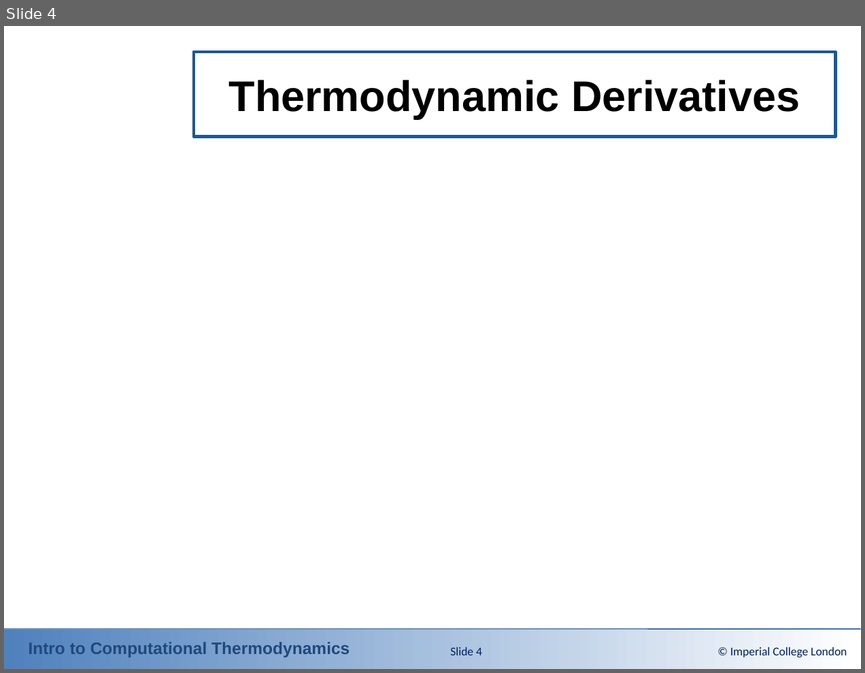
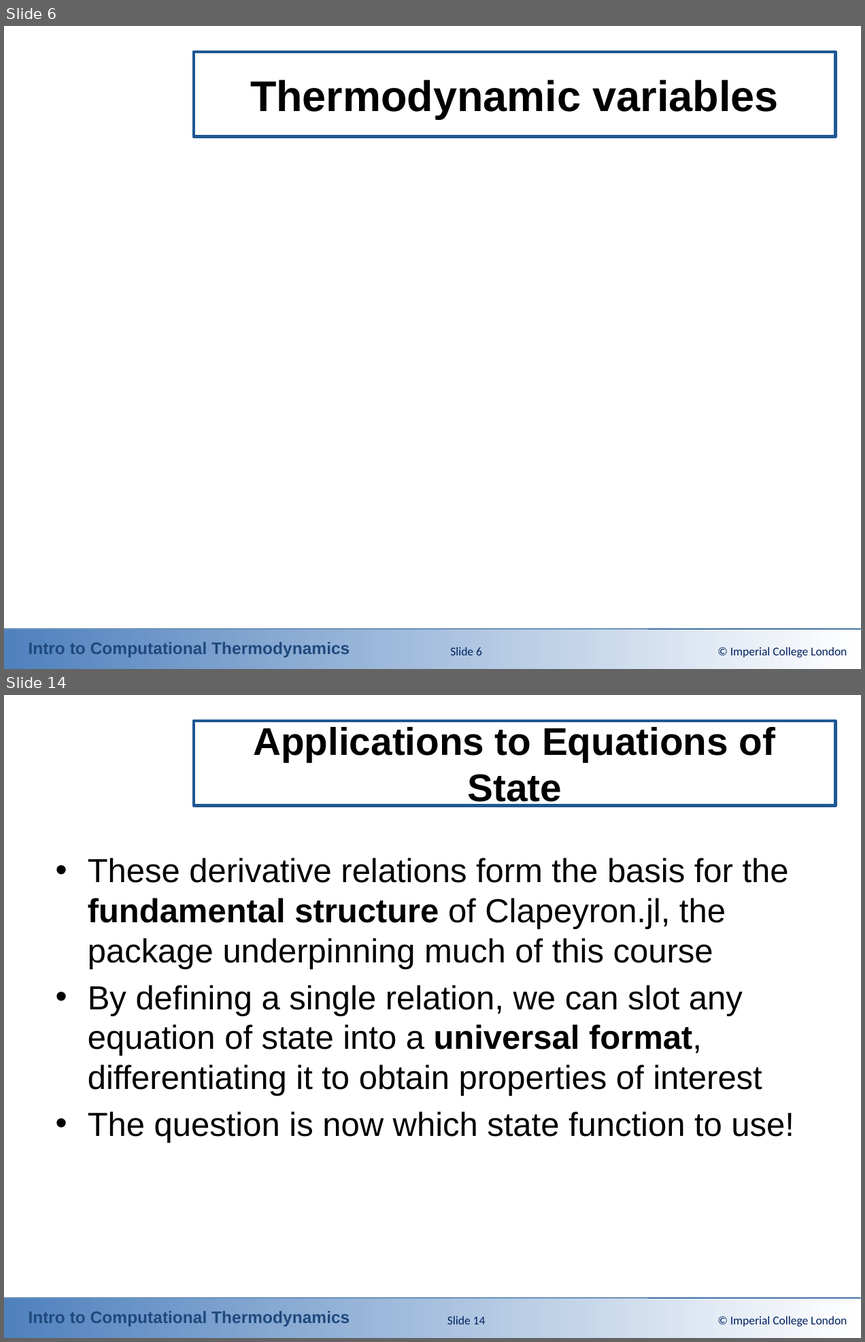
Before and after one commit to ClapeyronThermo/introduction-to-computational-thermodynamics, a slide deck: Part 1 - Review/Powerpoint Slides/1-1_Introduction.pptx. Shown one above the other, each under a label of ours: slide 4 before the commit, slides 6 and 14 after it; the slides between them are not shown. The pictures are 865x673 and 865x1342 pixels, drawn with LibreOffice and Linux fonts; fonts in the diff are those of the drawing; grey boxes stand for pictures; background and template pictures are left out. Boxes give left, top, right and bottom in pixels: in the first picture for what was removed or moved away, otherwise in the second. Text is boxed around its words. In the diff, an @@ line names an element or a change of style, - is before the commit and + after.

```diff
--- a/Part 1 - Review/Powerpoint Slides/1-1_Introduction.pptx
+++ b/Part 1 - Review/Powerpoint Slides/1-1_Introduction.pptx
@@ slide 14 added at bbox=[4, 695, 861, 1338], background #FFFFFF; not listed: 3 template elements that a slide beside it also shows @@
@@ title added at bbox=[193, 721, 835, 806], outline #1E5792 2.5 pt, 32.4 pt, text #000000, bold @@
+Applications to Equations of State
@@ text added at bbox=[88, 858, 793, 1142], 28 pt, text #000000 @@
+• These derivative relations form the basis for the fundamental structure of Clapeyron.jl, the package underpinning much of this course
+• By defining a single relation, we can slot any equation of state into a universal format, differentiating it to obtain properties of interest
+• The question is now which state function to use!
@@ page number added at bbox=[447, 1316, 485, 1324], 10 pt, text #002060 @@
+Slide 14
@@ text added at bbox=[730, 1316, 847, 1326], 10 pt, text #002060 @@
+© Imperial College London
@@ what was slide 4 is now slide 6 @@
@@ slide 6 changed as well @@
@@ title at bbox=[250, 80, 779, 118]: text changed @@
-Thermodynamic Derivatives
+Thermodynamic variables
@@ page number at bbox=[450, 647, 482, 655]: text changed @@
-Slide 4
+Slide 6
```
Also in this commit, not shown: 2 other slides changed, 18 other slides added, 15 other files.
